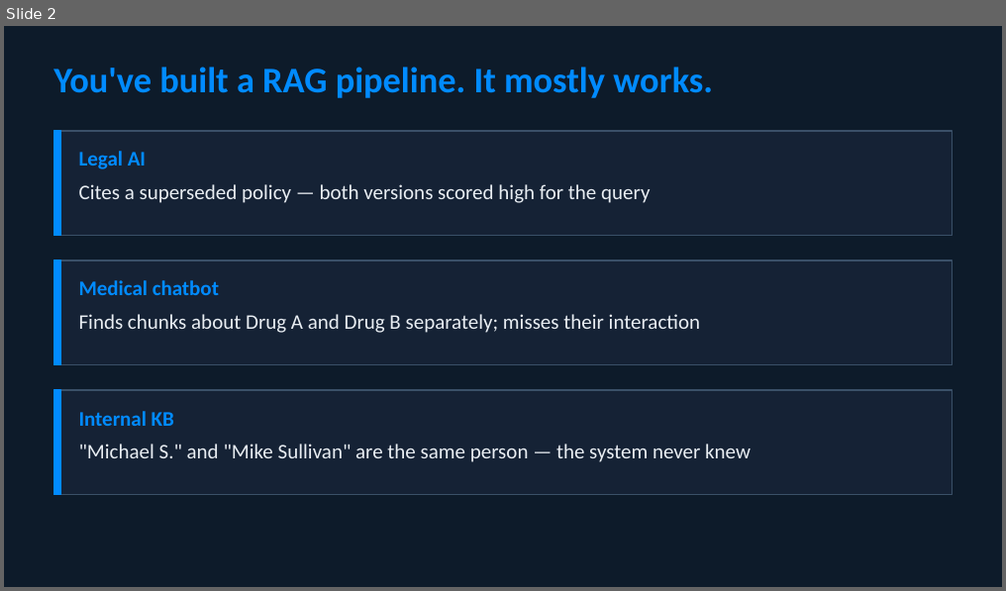
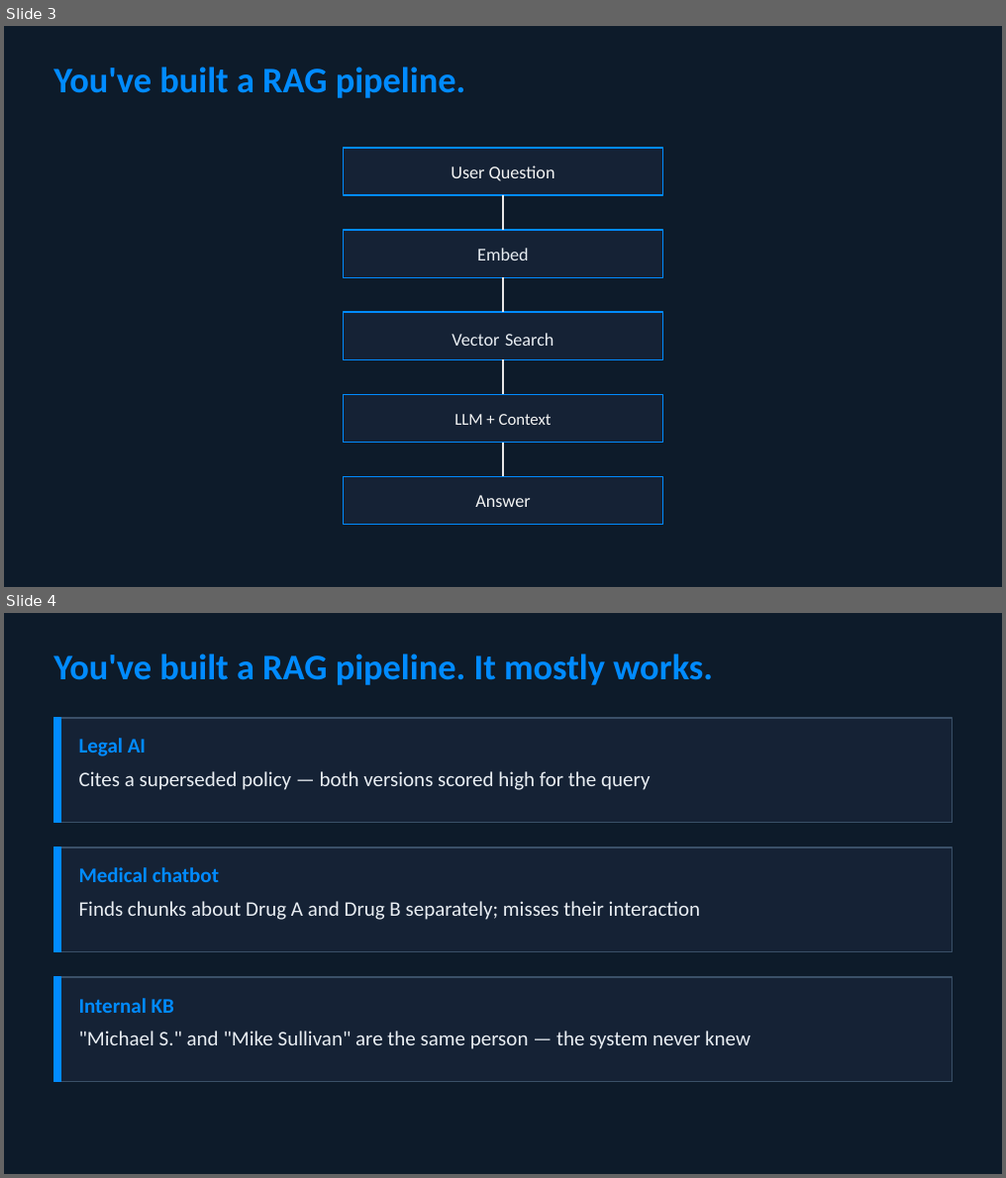
Before and after one commit to smithna/corps-of-discovery-graph-rag, a slide deck: docs/rag_relationship_problem.pptx. Shown one above the other, each under a label of ours: slide 2 before the commit, slides 3 and 4 after it. The pictures are 1006x591 and 1006x1178 pixels, drawn with LibreOffice and Linux fonts; fonts in the diff are those of the drawing. Boxes give left, top, right and bottom in pixels: in the first picture for what was removed or moved away, otherwise in the second. Text is boxed around its words. In the diff, an @@ line names an element or a change of style, - is before the commit and + after.

```diff
--- a/docs/rag_relationship_problem.pptx
+++ b/docs/rag_relationship_problem.pptx
@@ slide 3 added at (4,26,1002,587), background #0D1B2A @@
@@ text added at (54,67,466,98), 26 pt, text #018BFF, bold @@
+You've built a RAG pipeline.
@@ rectangle added at (344,148,662,195), fill #152235, outline #018BFF 1 pt, 13 pt, text #F2F3F3 @@
+User Question
@@ line added from (503, 195) to (503, 230), #E7E6E6 1.25 pt @@
@@ rectangle added at (344,230,662,277), fill #152235, outline #018BFF 1 pt, 13 pt, text #E8EDF2 @@
+Embed
@@ line added from (503, 277) to (503, 312), #E7E6E6 1.25 pt @@
@@ rectangle added at (344,312,662,361), fill #152235, outline #018BFF 1 pt, 13 pt, text #E8EDF2 @@
+Vector Search
@@ line added from (503, 361) to (503, 394), #E7E6E6 1.25 pt @@
@@ rectangle added at (344,394,662,442), fill #152235, outline #018BFF 1 pt, 12 pt, text #F2F3F3 @@
+LLM + Context
@@ line added from (503, 442) to (503, 477), #E7E6E6 1.25 pt @@
@@ rectangle added at (344,477,662,525), fill #152235, outline #018BFF 1 pt, 13 pt, text #F2F3F3 @@
+Answer
@@ what was slide 2 is now slide 4 @@
```
Also in this commit, not shown: 11 slides changed, 2 other slides added, 3 slides removed.
